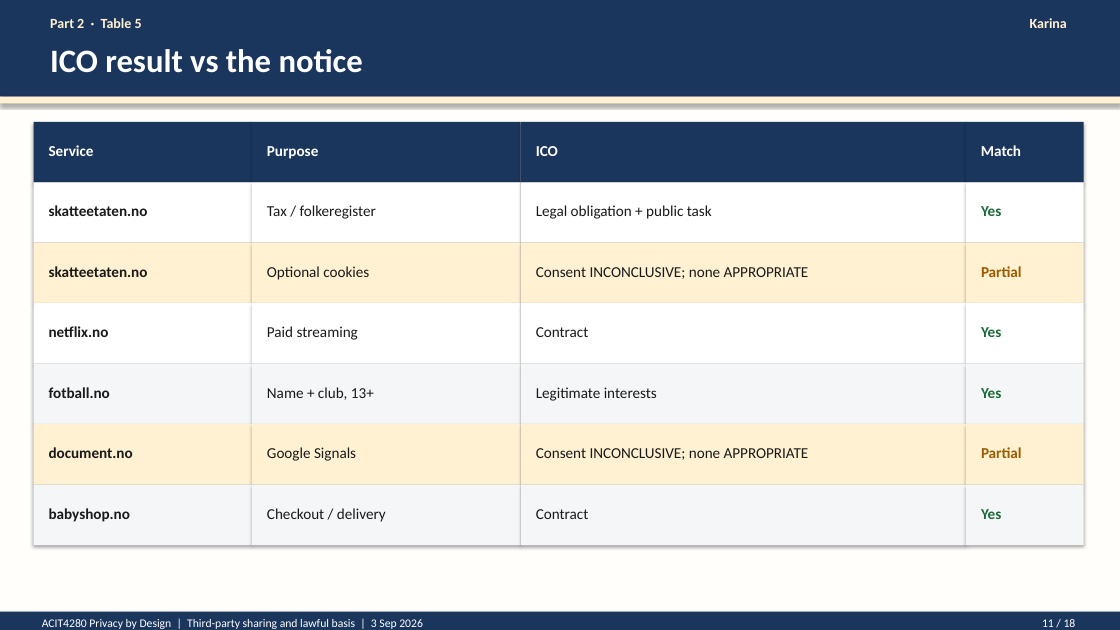
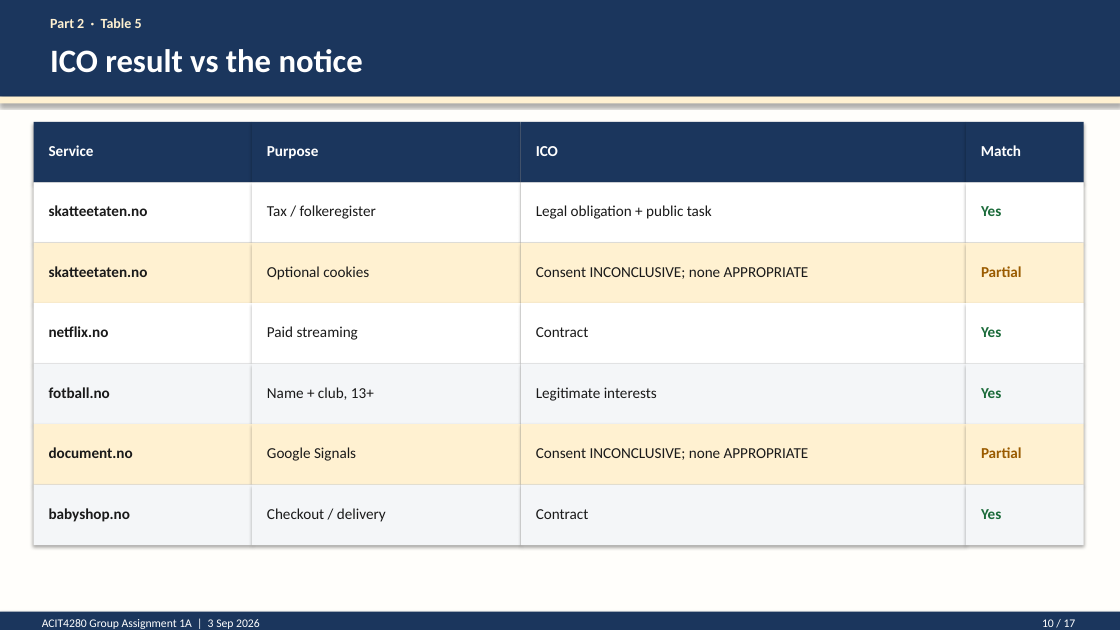
Before and after one commit to kasa031/Bacheloroppgave, a slide deck: slide 10 of ACIT4280_1A_presentation.pptx (slide 11 before the commit). Drawn at 1120x630 pixels with LibreOffice and Linux fonts; fonts in the diff are those of the drawing. Boxes give left, top, right and bottom in pixels: in the first picture for what was removed or moved away, otherwise in the second. Text is boxed around its words. In the diff, an @@ line names an element or a change of style, - is before the commit and + after.

```diff
--- a/ACIT4280_1A_presentation.pptx
+++ b/ACIT4280_1A_presentation.pptx
@@ text removed at bbox=[1030, 18, 1067, 28] @@
-Karina
@@ text at bbox=[42, 619, 260, 629]: text changed @@
-ACIT4280 Privacy by Design | Third-party sharing and lawful basis | 3 Sep 2026
+ACIT4280 Group Assignment 1A | 3 Sep 2026
@@ text at bbox=[1042, 619, 1076, 627]: text changed @@
-11 / 18
+10 / 17
```
Also in this commit, not shown: 16 other slides changed, 1 slide removed, 4 other files.
